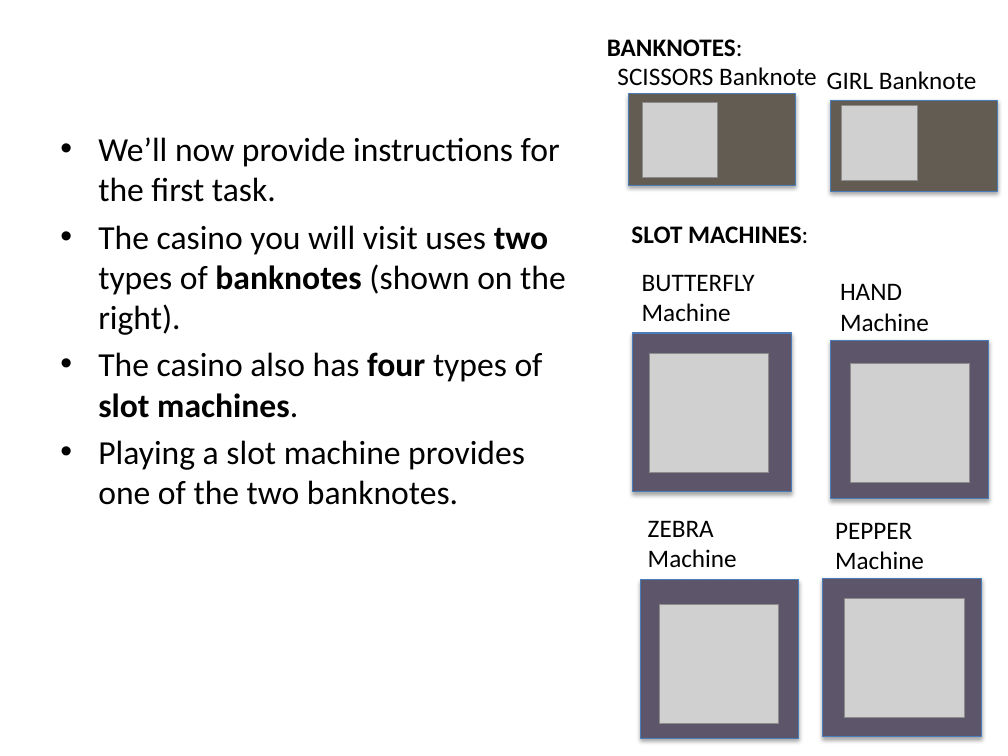
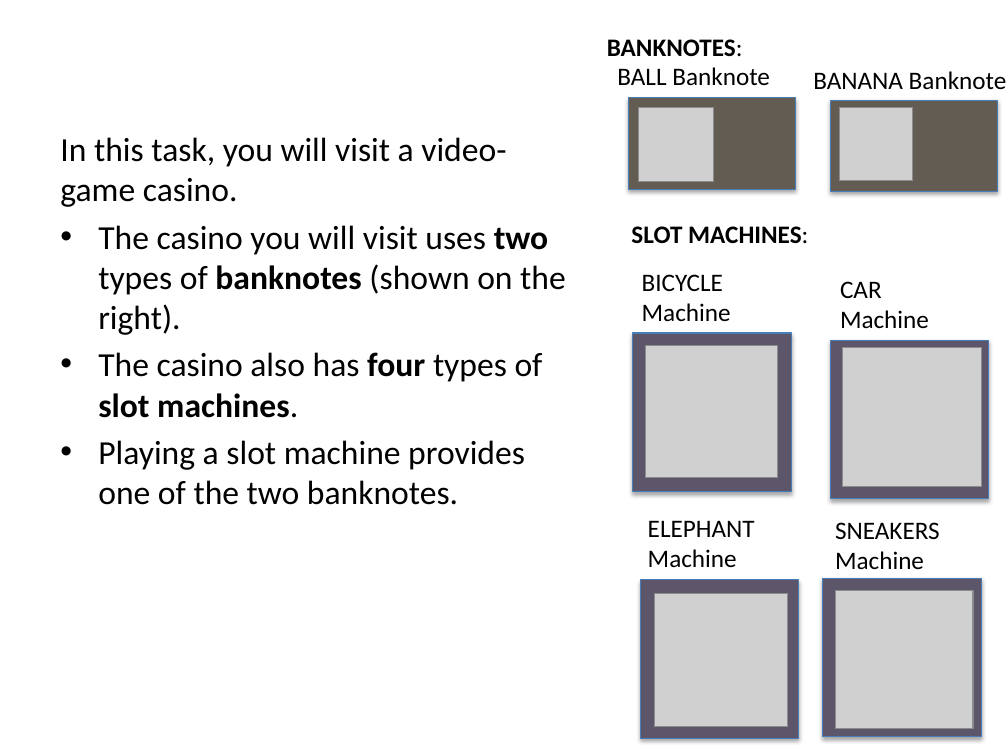
Before and after one commit to evanrussek/Gamble_Task_browser, a slide deck: slide 2 of public/Practice_Task2/Stimuli/uws_instr_slides_ver2_jpg.pptx. Drawn at 1008x756 pixels with LibreOffice and Linux fonts; fonts in the diff are those of the drawing; grey boxes stand for pictures. Boxes give left, top, right and bottom in pixels: in the first picture for what was removed or moved away, otherwise in the second. Text is boxed around its words. In the diff, an @@ line names an element or a change of style, - is before the commit and + after.

```diff
--- a/public/Practice_Task2/Stimuli/uws_instr_slides_ver2_jpg.pptx
+++ b/public/Practice_Task2/Stimuli/uws_instr_slides_ver2_jpg.pptx
@@ text at (x1=617, y1=67, x2=770, y2=86): text changed @@
-SCISSORS Banknote
+BALL Banknote
@@ text at (x1=813, y1=71, x2=1007, y2=89): text changed @@
-GIRL Banknote
+BANANA Banknote
@@ rectangle moved from (x1=629, y1=94, x2=795, y2=185) to (x1=629, y1=98, x2=795, y2=190) @@
@@ picture moved from (x1=642, y1=103, x2=718, y2=178) to (x1=639, y1=107, x2=714, y2=181) @@
@@ picture moved from (x1=842, y1=106, x2=917, y2=181) to (x1=840, y1=108, x2=912, y2=180) @@
@@ text at (x1=60, y1=137, x2=506, y2=207): text changed @@
-• We’ll now provide instructions for the first task.
+In this task, you will visit a video-game casino.
@@ text at (x1=642, y1=274, x2=723, y2=291): text changed @@
-BUTTERFLY
+BICYCLE
@@ text at (x1=840, y1=281, x2=882, y2=298): text changed @@
-HAND
+CAR
@@ picture resized from (x1=649, y1=354, x2=768, y2=473) to (x1=645, y1=346, x2=777, y2=478) @@
@@ picture resized from (x1=851, y1=363, x2=970, y2=482) to (x1=843, y1=348, x2=982, y2=487) @@
@@ text at (x1=648, y1=520, x2=755, y2=537): text changed @@
-ZEBRA
+ELEPHANT
@@ text at (x1=835, y1=522, x2=940, y2=539): text changed @@
-PEPPER
+SNEAKERS
@@ picture resized from (x1=660, y1=605, x2=779, y2=724) to (x1=654, y1=594, x2=788, y2=728) @@
@@ picture resized from (x1=845, y1=599, x2=964, y2=718) to (x1=835, y1=591, x2=973, y2=729) @@
```
Also in this commit, not shown: 7 other slides changed, 3 slides added, 1 slide removed, 29 other files.
